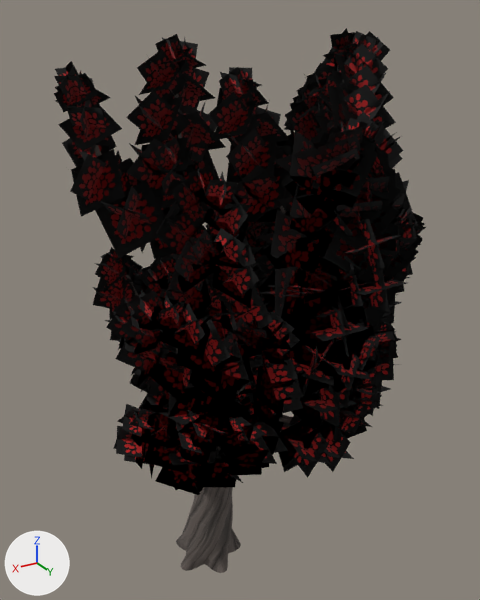
The glTF model frontend/public/models/tallshrub_1.glb: old version first, new version second.
Rendered twice from a camera (50 mm lens) standing at (1.22, 2.37, 2.52) and looking at (-0.17, 0.05, 1.36). The axes (+X, +Y, +Z) are drawn at lower left. The lights are the same throughout. The older version comes first.

In view in the first picture: 'TwistedTree_2'.
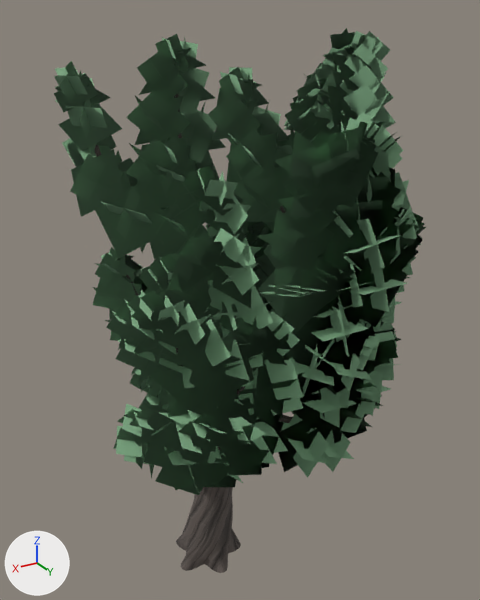
The edits, one by one:
In material 'Leaves_TwistedTree' (mat_leaves_twistedtree), texture is no longer img_leaves_twistedtree_c.
In material 'Leaves_TwistedTree' (mat_leaves_twistedtree), base_color is now set to (0.22, 0.42, 0.24), greyish green #81ad86.

Boxes [x1, y1, x2, y2] around the edits, measured in the pictures (480 x 600 px):
'TwistedTree_2', surface changed (lighter)
    both: [54, 28, 426, 497]
